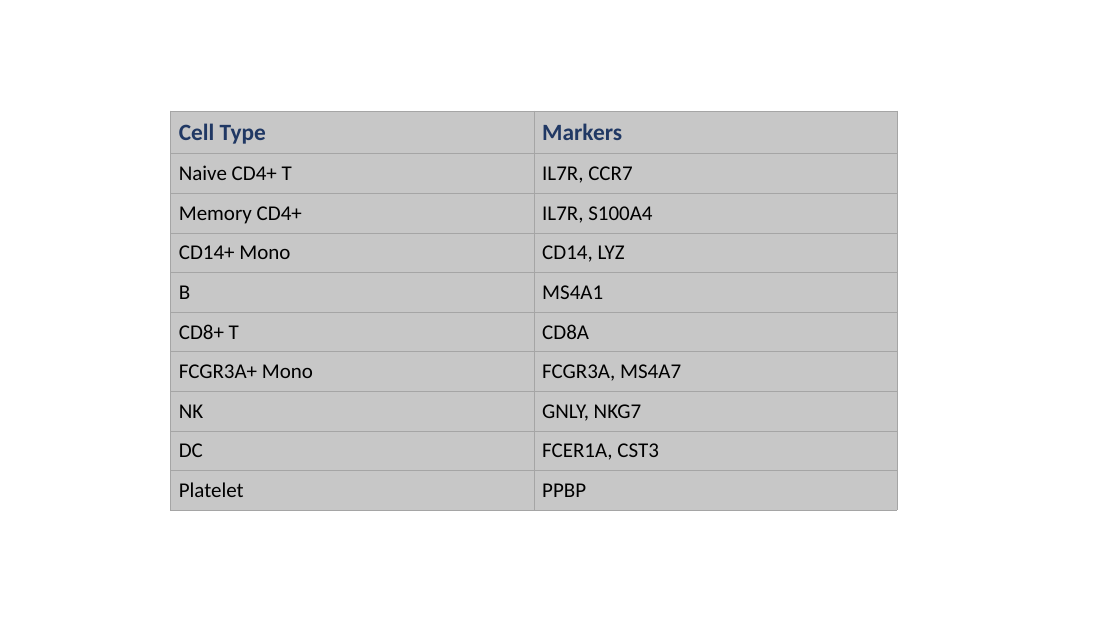
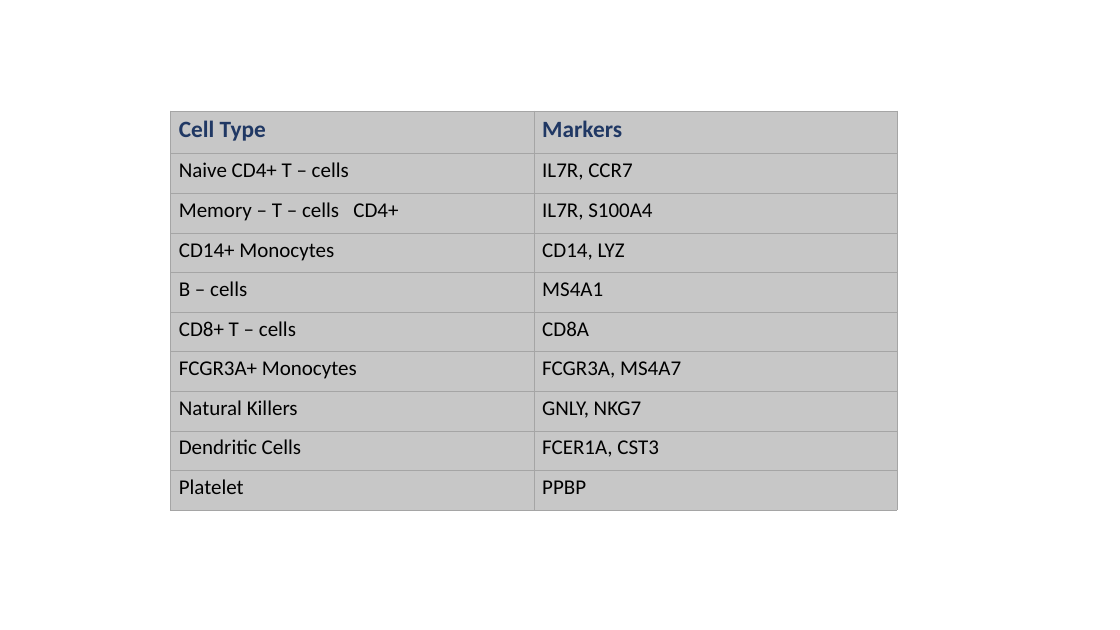
Before and after one commit to datascience-mobi/group-01-project-4-1, a slide deck: slide 3 of K-means clustering.pptx. Drawn at 1120x630 pixels with LibreOffice and Linux fonts; fonts in the diff are those of the drawing. Boxes give left, top, right and bottom in pixels: in the first picture for what was removed or moved away, otherwise in the second. Text is boxed around its words. In the diff, an @@ line names an element or a change of style, - is before the commit and + after.

```diff
--- a/K-means clustering.pptx
+++ b/K-means clustering.pptx
@@ table at bbox=[171, 111, 898, 510] @@
-row 2, column 1: Naive CD4+ T
+row 2, column 1: Naive CD4+ T – cells
-row 3, column 1: Memory CD4+
+row 3, column 1: Memory – T – cells CD4+
-row 4, column 1: CD14+ Mono
+row 4, column 1: CD14+ Monocytes
-row 5, column 1: B
+row 5, column 1: B – cells
-row 6, column 1: CD8+ T
+row 6, column 1: CD8+ T – cells
-row 7, column 1: FCGR3A+ Mono
+row 7, column 1: FCGR3A+ Monocytes
-row 8, column 1: NK
+row 8, column 1: Natural Killers
-row 9, column 1: DC
+row 9, column 1: Dendritic Cells
@@ fill none to #C7C7C7 in 20 cells @@
@@ borders changed @@
```
Also in this commit, not shown: 5 other slides changed, 2 slides added, 1 slide removed.
